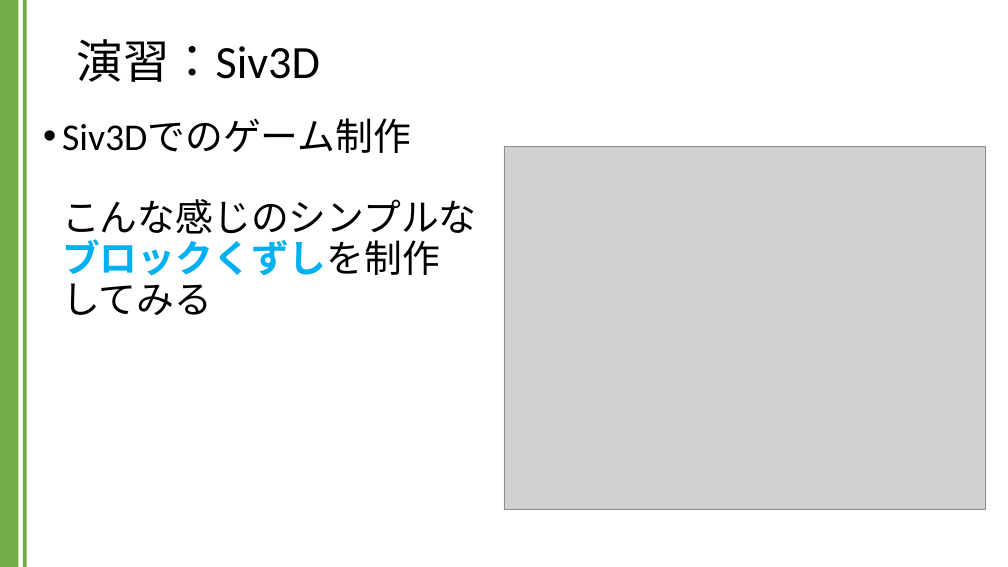
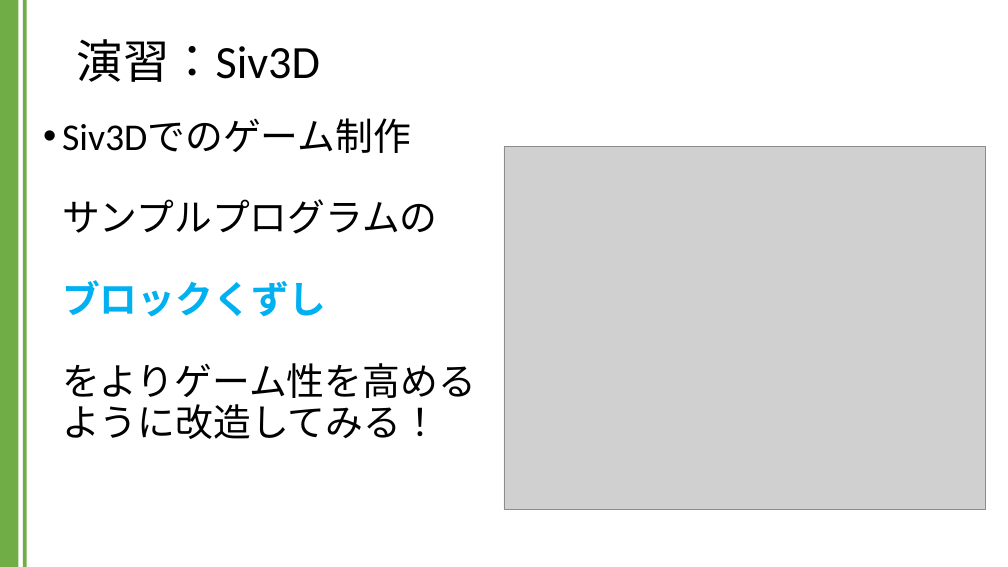
Before and after one commit to kic-murata/cpp2024, a slide deck: slide 12 of 授業資料/演習課題：Siv3D.pptx (slide 10 before the commit). Drawn at 1008x567 pixels with LibreOffice and Linux fonts; fonts in the diff are those of the drawing; grey boxes stand for pictures; background and template pictures are left out. Boxes give left, top, right and bottom in pixels: in the first picture for what was removed or moved away, otherwise in the second. Text is boxed around its words. In the diff, an @@ line names an element or a change of style, - is before the commit and + after.

```diff
--- a/授業資料/演習課題：Siv3D.pptx
+++ b/授業資料/演習課題：Siv3D.pptx
@@ text at box(62, 118, 476, 439): text changed @@
-• Siv3Dでのゲーム制作
-  こんな感じのシンプルな
-  ブロックくずしを制作
-  してみる
+• Siv3Dでのゲーム制作
+  サンプルプログラムの
+  ブロックくずし
+  をよりゲーム性を高める
+  ように改造してみる！
```
Also in this commit, not shown: 13 other slides changed, 7 slides added.
